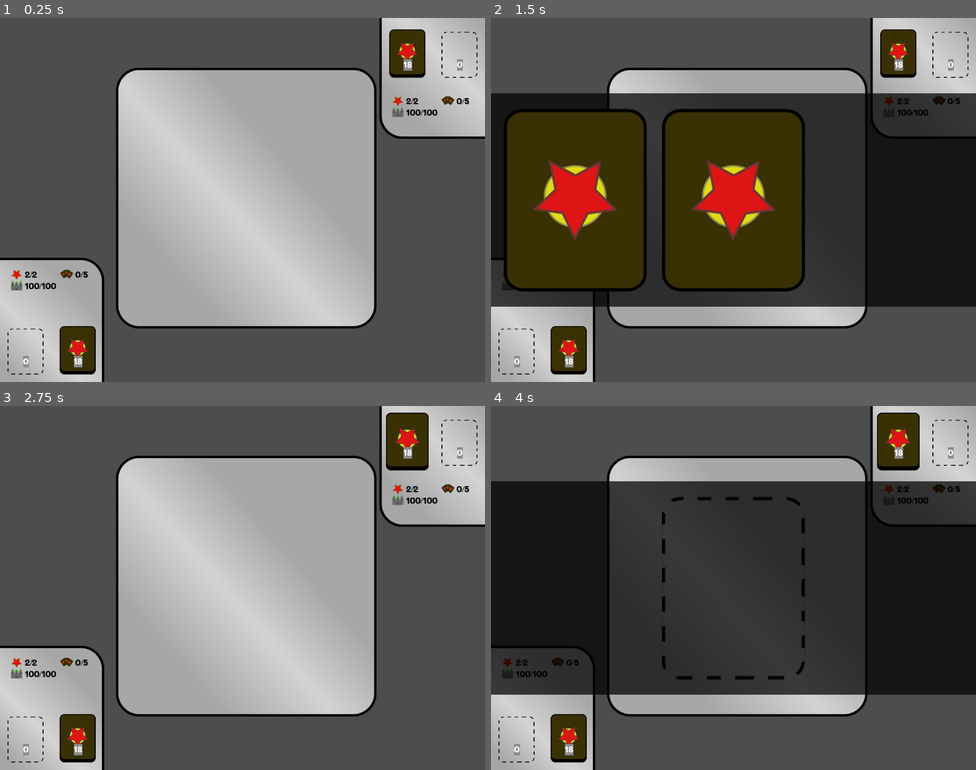
Above: before the commit, frames 1-4 (two rows, left to right).
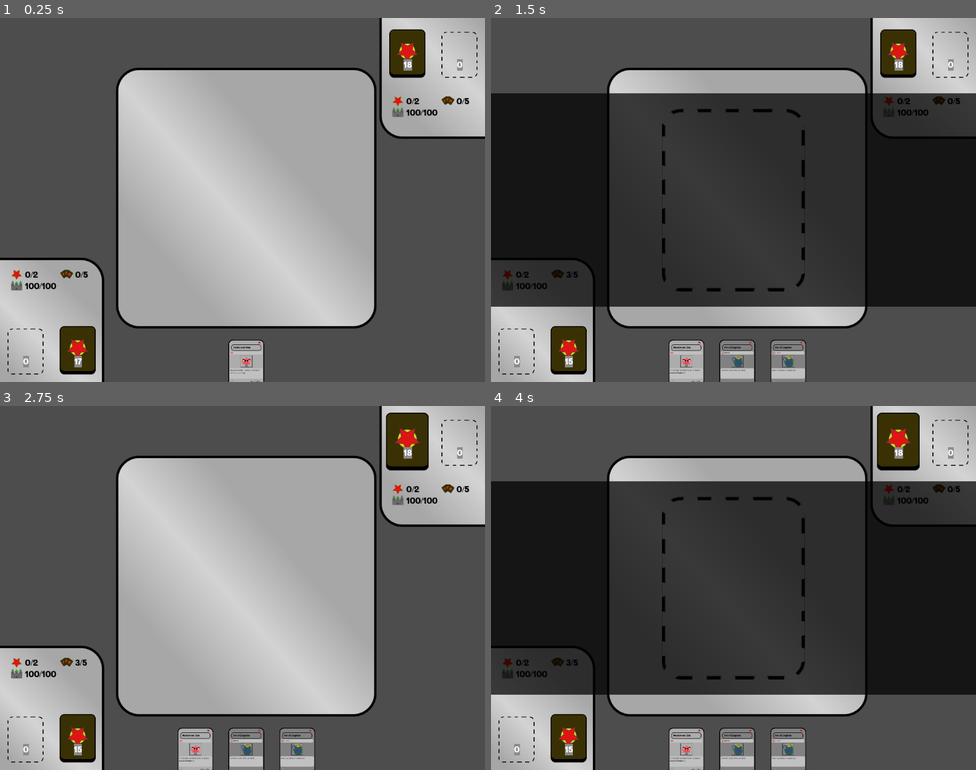
Above: after the commit, the same moments.

Repository: Mercerenies/evilcon-2024
Game: Godot game, scene res://debug/debug_room.tscn
Two runs of this game, one before a commit and one after it. Both use one fixed random seed, a clock stepped at 60 frames per second and the inputs below.
Inputs (mouse positions are in pixels of both pictures, inside the frame that each line leads up to):
- Up to frame 1 (0.25 s): no input
- Up to frame 2 (1.5 s): drag from (568, 349) to (898, 54) at 0.52 s; tap Enter at 1.25 s; drag from (515, 349) to (898, 54) at 1.27 s
- Up to frame 3 (2.75 s): tap Space at 2 s; click (407, 442) at 2.17 s
- Up to frame 4 (4 s): tap Enter at 2.75 s; drag from (951, 442) to (515, 737) at 2.77 s; tap Space at 3.5 s; drag from (733, 588) to (898, 442) at 3.52 s

The runs differ from the first frame. In frame 1, 0.9% of the frame differs, in the area x 5-87%, y 22-100%; in frame 2, 31%, in the area x 2-87%, y 22-100%; in frame 3, 2.5%; in frame 4, 2.5%.

Commit message:
Separate concerns and clarify source of truth for stats calculations

Diff:
--- a/card_game/playing_field/card_game_api.gd
+++ b/card_game/playing_field/card_game_api.gd
@@ -43,10 +43,10 @@
 
     var deck = playing_field.get_deck(player)
     var hand = playing_field.get_hand(player)
-    var stats = playing_field.get_stats(player)
+    var hand_limit = StatsCalculator.get_hand_limit(playing_field, player)
     for i in range(card_count):
         # Don't draw if we're at our hand limit.
-        if hand.cards().card_count() >= stats.hand_limit:
+        if hand.cards().card_count() >= hand_limit:
             break
         # If we're out of cards, re-shuffle the discard pile.
         if deck.cards().card_count() == 0:
@@ -69,6 +69,7 @@
     var discard_array = discard_pile.cards().card_array()
 
     discard_pile.cards().clear_cards()
+    playing_field.emit_cards_moved()
 
     # Animate the deck moving
     var animation = CardMovingAnimation.instantiate()
@@ -82,6 +83,7 @@
     deck_array.append_array(discard_array)
     deck_array.shuffle()
     deck.cards().replace_cards(deck_array)
+    playing_field.emit_cards_moved()
 
 
 static func play_card(playing_field, player: StringName, card_type: CardType) -> void:
--- a/card_game/playing_field/game_stats_panel/game_stats_panel.gd
+++ b/card_game/playing_field/game_stats_panel/game_stats_panel.gd
@@ -2,21 +2,24 @@
 
 const DESTINY_SONG_LIMIT := 3
 
+# Note: Stats which are themselves stateful (e.g., fort defense, max
+# fort defense, current evil point count, and current destiny song
+# count) are stored here as instance variables. That is, this object
+# is the source of truth for those values. Other values (EP per turn,
+# hand limit) are calculated from the state of the playing field and
+# are merely *displayed* here.
 
-var evil_points: int = 2:
+var evil_points: int = 0:
     set(v):
         evil_points = maxi(v, 0)
         _update_evil_points()
 
-var evil_points_per_turn: int = 2:
-    set(v):
-        evil_points_per_turn = maxi(v, 0)
-        _update_evil_points()
-
-var hand_limit: int = 5:
-    set(v):
-        hand_limit = maxi(v, 0)
-        _update_hand_limit()
+# We store this whenever we get an update from the playing field. This
+# IS NOT the source of truth for this value. The source of truth for
+# this value is StatsCalculator.get_evil_points_per_turn. This is
+# merely our log of the last change to this value, so we can correctly
+# update the UI when evil_points gets changed.
+var _evil_points_per_turn: int = 0
 
 var fort_defense: int = 100:
     set(v):
@@ -33,20 +36,6 @@
     set(v):
         destiny_song = clampi(v, 0, DESTINY_SONG_LIMIT)
         _update_destiny_song()
-
-var _last_known_hand_size: int = 0
-
-
-func _ready() -> void:
-    _update_evil_points()
-    _update_hand_limit()
-    _update_fort_defense()
-    _update_destiny_song()
-
-
-func on_hand_size_updated(new_hand_size: int) -> void:
-    _last_known_hand_size = new_hand_size
-    _update_hand_limit()
 
 
 func get_evil_points_node() -> Node2D:
@@ -66,11 +55,13 @@
 
 
 func _update_evil_points() -> void:
-    $EvilPointsStat.text = "%s/%s" % [evil_points, evil_points_per_turn]
+    $EvilPointsStat.text = "%s/%s" % [evil_points, _evil_points_per_turn]
 
 
-func _update_hand_limit() -> void:
-    $HandLimitStat.text = "%s/%s" % [_last_known_hand_size, hand_limit]
+func _update_hand_limit(playing_field, player: StringName) -> void:
+    var hand_size = playing_field.get_hand(player).cards().card_count()
+    var hand_limit = StatsCalculator.get_hand_limit(playing_field, player)
+    $HandLimitStat.text = "%s/%s" % [hand_size, hand_limit]
 
 
 func _update_fort_defense() -> void:
@@ -80,3 +71,11 @@
 func _update_destiny_song() -> void:
     $DestinySongStat.text = "%s/%s" % [destiny_song, DESTINY_SONG_LIMIT]
     $DestinySongStat.visible = (destiny_song > 0)
+
+
+func update_stats_from(playing_field, player: StringName) -> void:
+    _evil_points_per_turn = StatsCalculator.get_evil_points_per_turn(playing_field, player)
+    _update_evil_points()
+    _update_hand_limit(playing_field, player)
+    _update_fort_defense()
+    _update_destiny_song()
--- a/card_game/playing_field/playing_field.gd
+++ b/card_game/playing_field/playing_field.gd
@@ -6,6 +6,18 @@
 const HiddenCardDisplay = preload("res://card_game/playing_card/hidden_card_display/hidden_card_display.tscn")
 const ScrollableCardRow = preload("res://card_game/scrollable_card_row/scrollable_card_row.tscn")
 const NullMinion = preload("res://card_game/playing_card/cards/null_minion.gd")
+
+# Emitted anytime the state of the board changes. This includes cards being added,
+# removed, or shuffled in any player's discard pile, deck, hand, minion strip, or
+# effect strip.
+signal cards_moved
+
+var turn_number = 0  # TODO Make sure this gets updated (also, a signal when this gets updated so we update stats)
+
+func _ready() -> void:
+    # Make sure initial stats are correct.
+    $BottomStats.update_stats_from(self, CardPlayer.BOTTOM)
+    $TopStats.update_stats_from(self, CardPlayer.TOP)
 
 
 func get_animation_layer() -> Node2D:
@@ -105,6 +117,7 @@
     var source_cards = source.cards()
     var destination_cards = destination.cards()
     var relevant_card = source_cards.pop_card(source_index)
+    emit_cards_moved()
 
     # Animate the card moving
     var animation = CardMovingAnimation.instantiate()
@@ -119,6 +132,7 @@
     if destination_transform != null:
         relevant_card = destination_transform.call(relevant_card)
     destination_cards.push_card(relevant_card)
+    emit_cards_moved()
     return relevant_card
 
 
@@ -197,14 +211,6 @@
     card_row.cards().replace_cards(cards)
     card_row.position = Vector2(0, viewport_size.size.y / 2)
     return card_row
-
-
-func _on_bottom_hand_cards_modified():
-    $BottomStats.on_hand_size_updated($BottomHand.cards().card_count())
-
-
-func _on_top_hand_cards_modified():
-    $TopStats.on_hand_size_updated($TopHand.cards().card_count())
 
 
 func _show_discard_pile(pile_node):
@@ -244,3 +250,12 @@
 
 func _on_bottom_deck_pile_clicked():
     _show_deck($BottomDeck.cards().card_count())
+
+
+func emit_cards_moved() -> void:
+    cards_moved.emit()
+
+
+func _on_cards_moved():
+    $BottomStats.update_stats_from(self, CardPlayer.BOTTOM)
+    $TopStats.update_stats_from(self, CardPlayer.TOP)
--- a/card_game/playing_field/playing_field.tscn
+++ b/card_game/playing_field/playing_field.tscn
@@ -97,16 +97,15 @@
 [node name="UILayer" type="Node2D" parent="."]
 z_index = 20
 
+[connection signal="cards_moved" from="." to="." method="_on_cards_moved"]
 [connection signal="pile_clicked" from="BottomDeck" to="." method="_on_bottom_deck_pile_clicked"]
 [connection signal="pile_clicked" from="BottomDiscardPile" to="." method="_on_bottom_discard_pile_pile_clicked"]
 [connection signal="card_added" from="BottomHand" to="." method="_on_bottom_hand_card_added"]
-[connection signal="cards_modified" from="BottomHand" to="." method="_on_bottom_hand_cards_modified"]
 [connection signal="card_added" from="BottomEffectStrip" to="." method="_on_play_strip_card_added"]
 [connection signal="card_added" from="BottomMinionStrip" to="." method="_on_play_strip_card_added"]
 [connection signal="pile_clicked" from="TopDeck" to="." method="_on_top_deck_pile_clicked"]
 [connection signal="pile_clicked" from="TopDiscardPile" to="." method="_on_top_discard_pile_pile_clicked"]
 [connection signal="card_added" from="TopHand" to="." method="_on_top_hand_card_added"]
-[connection signal="cards_modified" from="TopHand" to="." method="_on_top_hand_cards_modified"]
 [connection signal="card_added" from="TopEffectStrip" to="." method="_on_play_strip_card_added"]
 [connection signal="card_added" from="TopMinionStrip" to="." method="_on_play_strip_card_added"]
 
--- /dev/null
+++ b/card_game/playing_field/stats_calculator.gd
@@ -0,0 +1,14 @@
+class_name StatsCalculator
+extends Node
+
+const BASE_HAND_LIMIT := 5
+const MIN_EP_PER_TURN := 2
+const MAX_EP_PER_TURN := 8
+
+static func get_hand_limit(_playing_field, _player: StringName) -> int:
+    return BASE_HAND_LIMIT  # TODO Calculate from cards
+
+
+static func get_evil_points_per_turn(playing_field, _player: StringName) -> int:
+    var base_ep_per_turn = clampi(playing_field.turn_number + MIN_EP_PER_TURN, MIN_EP_PER_TURN, MAX_EP_PER_TURN)
+    return base_ep_per_turn  # TODO Calculate from cards
--- a/debug/debug_room.gd
+++ b/debug/debug_room.gd
@@ -12,6 +12,7 @@
     bottom_deck.cards().shuffle()
     top_deck.cards().shuffle()
 
+    await CardGameApi.draw_cards($PlayingField, CardPlayer.BOTTOM, 3)
 
 
 
